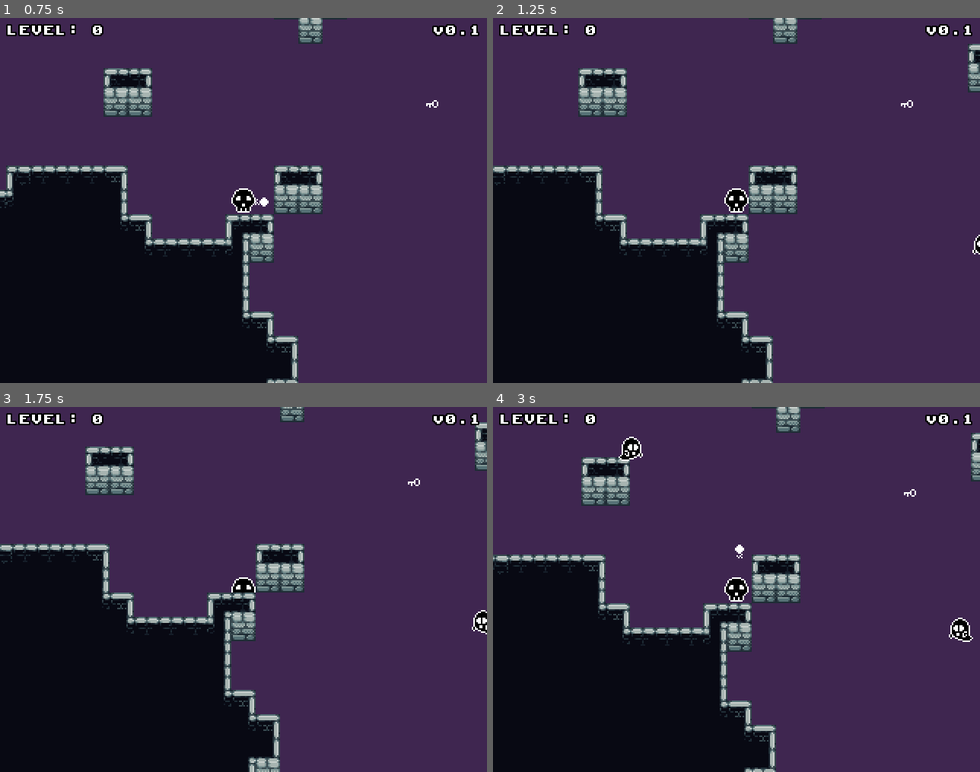
Above: before the commit, frames 1-4 (two rows, left to right).
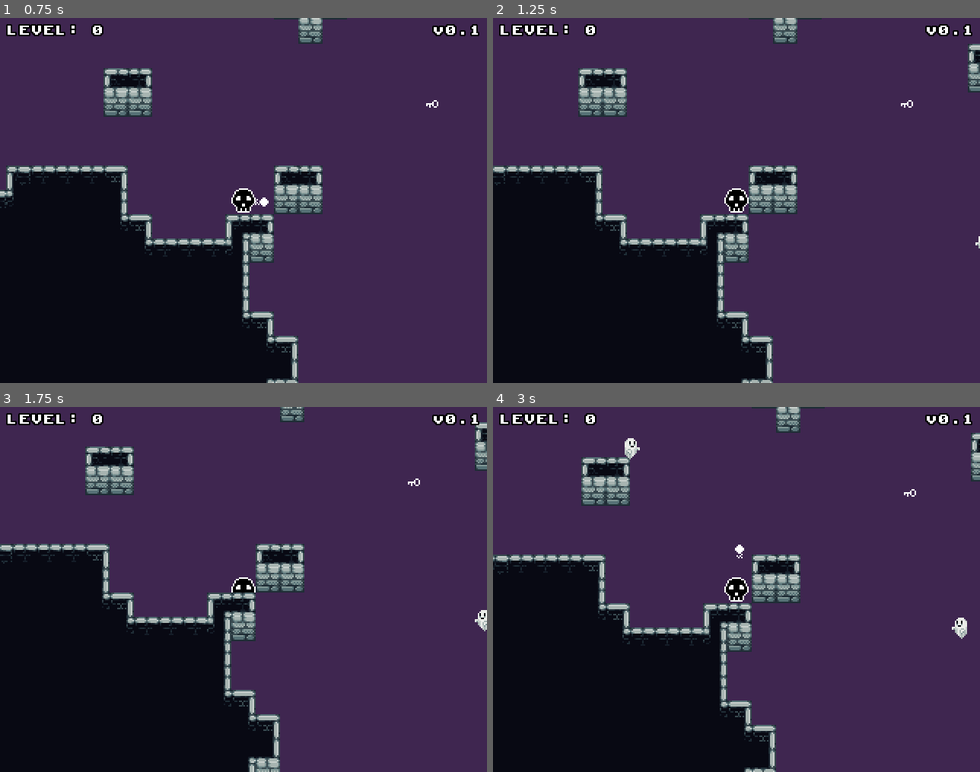
Above: after the commit, the same moments.

Repository: nikolawhallon/ExploreyDungeon
Game: Godot game, scene res://Scenes/Game.tscn
The game is run twice, just before and just after one commit, with the same random seed, the same clock (stepped at 60 frames per second) and the same inputs.
Inputs (mouse positions are in pixels of both pictures, inside the frame that each line leads up to):
- Up to frame 1 (0.75 s): tap Enter at 0.5 s; move the mouse to (350, 182) at 0.52 s; hold D from 0.53 s (still down); tap F at 0.6 s; click (350, 182) at 0.67 s
- Up to frame 2 (1.25 s): keep holding D; tap Space at 0.77 s
- Up to frame 3 (1.75 s): move the mouse to (146, 607) at 1.27 s; release D at 1.28 s; hold S from 1.28 s (still down); tap F at 1.35 s; tap Space at 1.52 s
- Up to frame 4 (3 s): move the mouse to (785, 509) at 2.02 s; release S at 2.03 s; hold D 2.03-2.78 s; tap F at 2.1, 2.85 s; move the mouse to (712, 662) at 2.77 s; hold W from 2.78 s (still down); click (712, 662) at 2.92 s

Frame 1 is identical in both runs. In frame 2, less than 0.1% of the frame differs, in the area x 98-100%, y 59-65%; in frame 3, 0.1%; in frame 4, 0.4%, in the area x 25-99%, y 8-65%.

Commit message:
added new ghost with animation

Diff:
--- a/Scenes/Ghost.gd
+++ b/Scenes/Ghost.gd
@@ -2,6 +2,13 @@
 
 export var speed = 10
 var destination = Vector2(320, 240)
+
+var rng = RandomNumberGenerator.new()
+
+func _ready():
+	rng.randomize()
+
+	$AnimatedSprite.speed_scale = rng.randf_range(0.8, 1.2)
 
 func _physics_process(delta):
 	var velocity = (destination - position).normalized() * speed
@@ -15,7 +22,6 @@
 func destroy():
 	get_tree().queue_delete(self)
 
-
 func _on_Ghost_body_entered(body):
 	if body.is_in_group("Player"):
 		body.was_hit()
--- a/Scenes/Ghost.tscn
+++ b/Scenes/Ghost.tscn
@@ -1,10 +1,19 @@
-[gd_scene load_steps=4 format=2]
+[gd_scene load_steps=6 format=2]
 
-[ext_resource path="res://Assets/ghost.png" type="Texture" id=1]
+[ext_resource path="res://Assets/Ghost/ghost_1.png" type="Texture" id=1]
 [ext_resource path="res://Scenes/Ghost.gd" type="Script" id=2]
+[ext_resource path="res://Assets/Ghost/ghost_2.png" type="Texture" id=3]
 
 [sub_resource type="CircleShape2D" id=1]
 radius = 8.0
+
+[sub_resource type="SpriteFrames" id=2]
+animations = [ {
+"frames": [ ExtResource( 1 ), ExtResource( 3 ) ],
+"loop": true,
+"name": "right",
+"speed": 6.0
+} ]
 
 [node name="Ghost" type="Area2D" groups=["Ghost"]]
 script = ExtResource( 2 )
@@ -12,7 +21,10 @@
 [node name="CollisionShape2D" type="CollisionShape2D" parent="."]
 shape = SubResource( 1 )
 
-[node name="Sprite" type="Sprite" parent="."]
-texture = ExtResource( 1 )
+[node name="AnimatedSprite" type="AnimatedSprite" parent="."]
+frames = SubResource( 2 )
+animation = "right"
+frame = 1
+playing = true
 
 [connection signal="body_entered" from="." to="." method="_on_Ghost_body_entered"]
Binary file added: Assets/Ghost/ghost_1.png
Not shown, added: Assets/Ghost/ghost_1.png.import
Binary file added: Assets/Ghost/ghost_2.png
Not shown, changed: Assets/Ghost/ghost_2.png.import
Binary file removed: Assets/ghost.png
